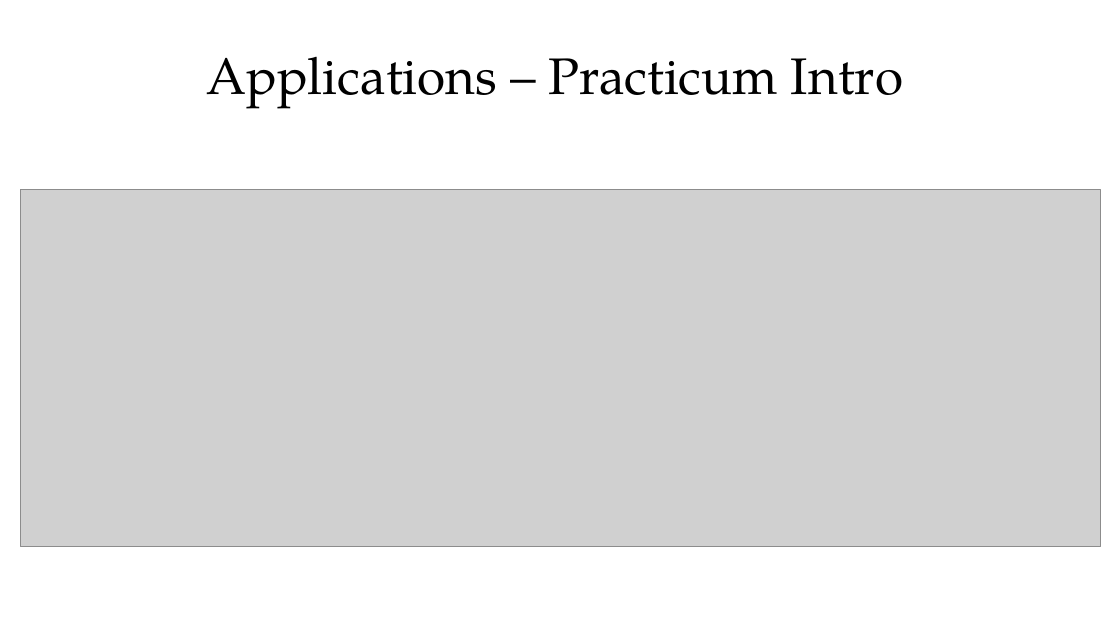
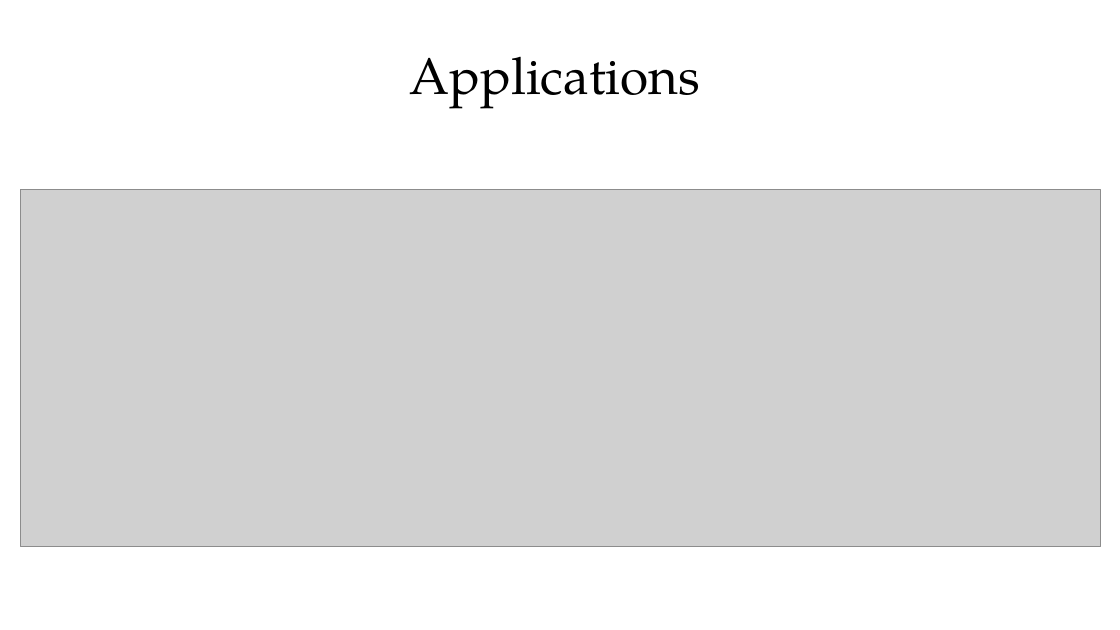
Before and after one commit to PracticumAI-Test/what_is_ai, a slide deck: slide 12 of ai_systems.pptx (slide 18 before the commit). Drawn at 1120x630 pixels with LibreOffice and Linux fonts; fonts in the diff are those of the drawing; grey boxes stand for pictures. Boxes give left, top, right and bottom in pixels: in the first picture for what was removed or moved away, otherwise in the second. Text is boxed around its words. In the diff, an @@ line names an element or a change of style, - is before the commit and + after.

```diff
--- a/ai_systems.pptx
+++ b/ai_systems.pptx
@@ title at [410,57,701,109]: text changed @@
-Applications – Practicum Intro
+Applications
```
Also in this commit, not shown: 9 other slides changed, 4 slides added, 9 slides removed, 1 other file.
